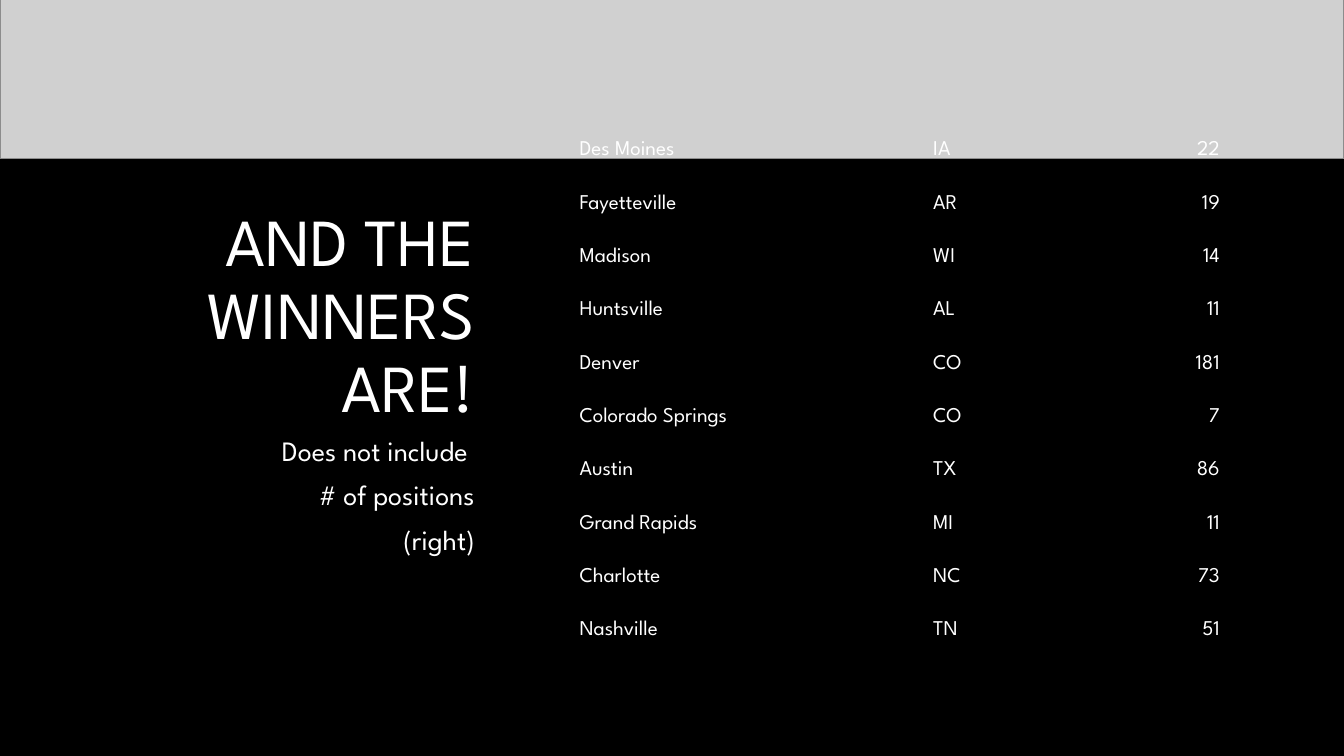
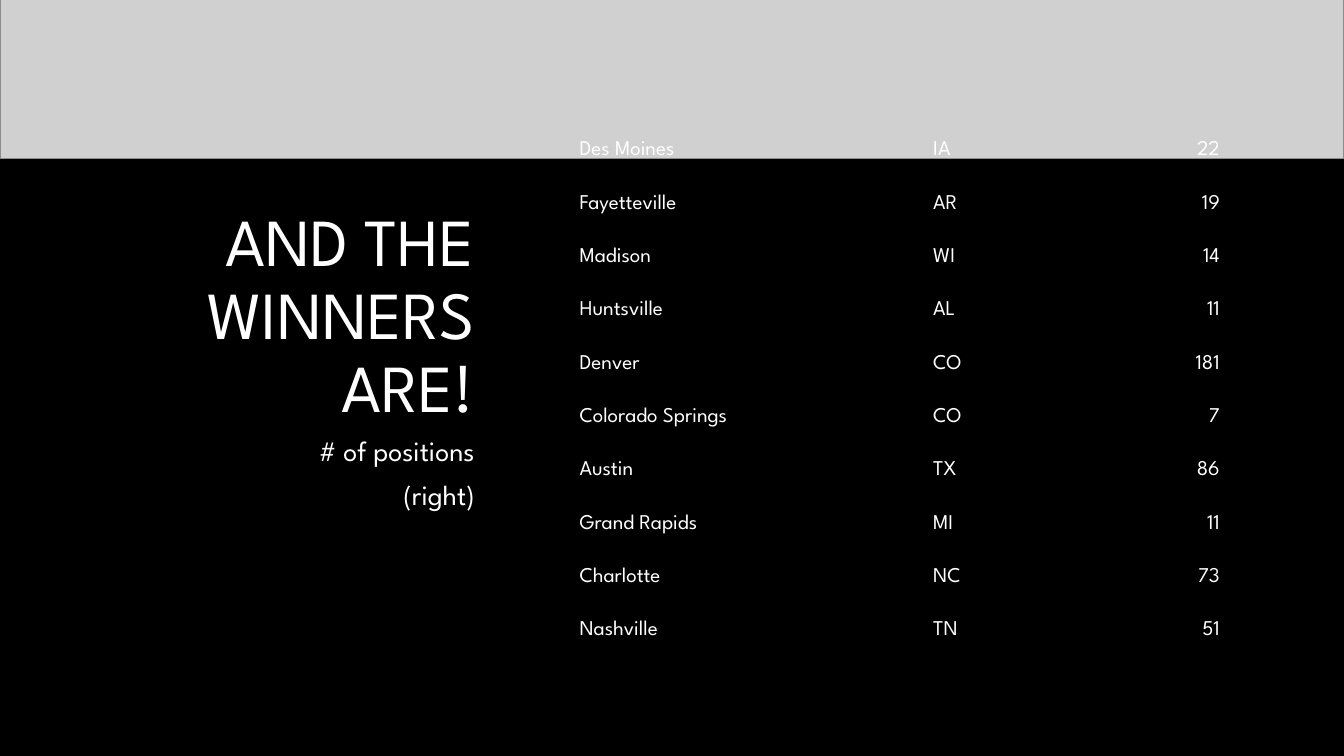
Before and after one commit to amishnerd/prospects, a slide deck: slide 8 of powerpoint.pptx. Drawn at 1344x756 pixels with LibreOffice and Linux fonts; fonts in the diff are those of the drawing; grey boxes stand for pictures; background and template pictures are left out. Boxes give left, top, right and bottom in pixels: in the first picture for what was removed or moved away, otherwise in the second. Text is boxed around its words. In the diff, an @@ line names an element or a change of style, - is before the commit and + after.

```diff
--- a/powerpoint.pptx
+++ b/powerpoint.pptx
@@ text at [282,441,467,462]: paragraph removed @@
-Does not include
```
Also in this commit, not shown: 6 other files.
